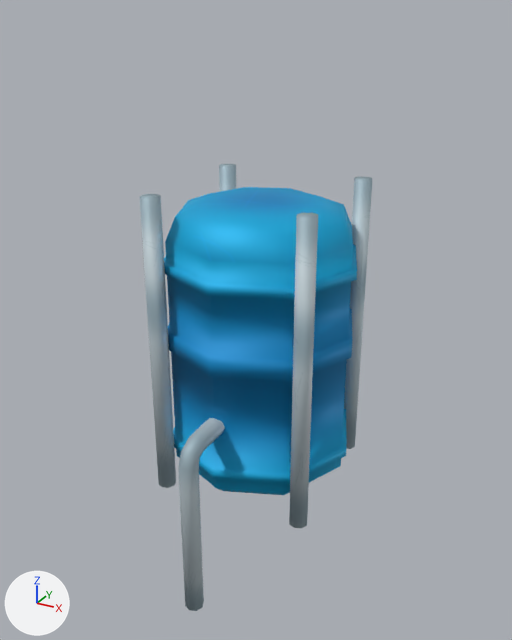
One commit to the FBX model Assets/Models/Flood Infrastructure Model/Water Storage.fbx: the scene before it, then after it.
Both versions are drawn from a camera (50 mm lens) standing at (6.68, -12.4, 9.57) and looking at (0.11, -0.45, 3.59). Arrows for +X, +Y and +Z are at lower left; the lights stay in place. The picture after the commit comes second.

Names of what the first picture shows: 'Water Storage', 'Water Storage Cage'.
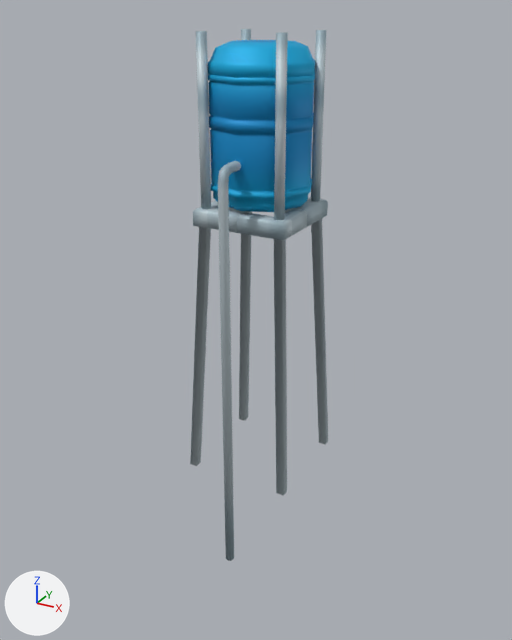
Location of each change, [x1, y1, x2, y2] in pixels of the pictures (512 x 640 px):
'Water Storage', reshaped, moved, rescaled (44% narrower, 23% taller)
    before: [164, 187, 357, 611]
    after: [208, 40, 315, 561]
'Water Storage Cage', moved, turned, rescaled
    before: [140, 164, 372, 528]
    after: [196, 29, 326, 220]
'Cube', added
    after: [190, 197, 328, 496]
part 1 of me_cylinder_003, cut back
    before: [165, 206, 353, 611]
    after: [208, 47, 315, 561]

What the commit changed:
me_cylinder_003 is used by ob_water_storage; location (0.0, 0.0, 0.0).
me_cylinder_003 had 192 vertices, 370 faces and spanned x -2.11..2.11, y -3.17..2.11, z -2.09..6.02.
me_cylinder_003 now has 240 vertices, 466 faces and spans x -2.11..2.11, y -3.17..2.11, z -15.97..6.02.
Part 1, on me_cylinder_003:
16 vertices are removed from x -2.0..2.0, y -3.17..2.0, z -2.09..5.34.
86 faces are deleted.
32 vertices are added at x -2.09..2.09, y -2.09..2.09, z 0.92..5.38.
8 new vertices lie (0.0, 0.0, -16.97) away from vertices in x -0.2..0.2, y -3.17..-2.77, z 1.0.
8 new vertices lie (0.0, 0.0, 1.96) away from vertices in x -2.06..2.06, y -2.06..2.06, z 0.92.
8 new vertices lie (0.0, 0.0, 1.12) away from vertices in x -2.08..2.08, y -2.08..2.08, z 3.49.
8 new vertices lie (0.0, 0.0, 0.38) away from vertices in x -2.09..2.09, y -2.09..2.09, z 4.93.
182 new faces join them.
Mesh me_cube_007 is new.
It has 176 vertices, 336 faces and spans x -1.2..1.2, y -1.2..1.2, z 0.0..5.95.
It uses material mat_water_storage_material (picture img_water_storage_texture_png).
Object 'Water Storage' (ob_water_storage) moves from (0.0, 0.0, 0.0) to (0.0, 0.0, 6.0).
Object 'Water Storage' (ob_water_storage) is rescaled from (1.0, 1.0, 1.0) to (0.501, 0.501, 0.501).
Object 'Water Storage Cage' (ob_water_storage_cage) moves from (0.0, 0.0, 0.0) to (0.0, 0.0, 6.0).
Object 'Water Storage Cage' (ob_water_storage_cage) turns from (0, 0, 0) to (0, 0, -3.7) degrees about x, y and z.
Object 'Water Storage Cage' (ob_water_storage_cage) is rescaled from (1.0, 1.0, 1.0) to (0.507, 0.507, 0.507).
Object 'Cube' (ob_cube) is new; it shows me_cube_007.
Its location is (0.0, 0.0, 0.0).
